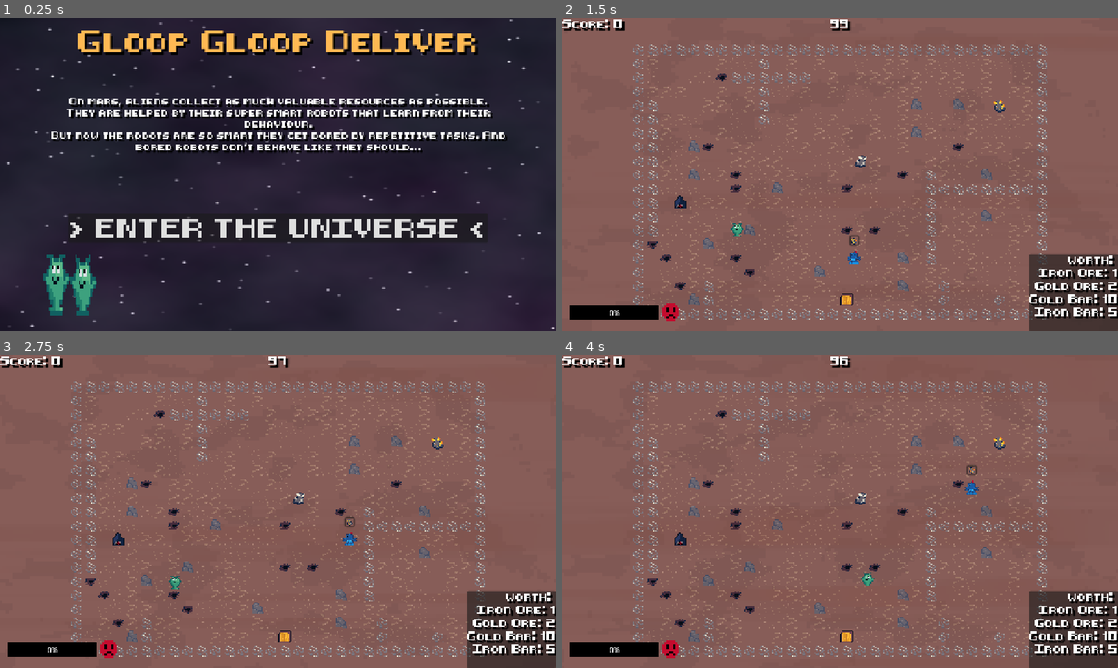
Above: before the commit, frames 1-4 (two rows, left to right).
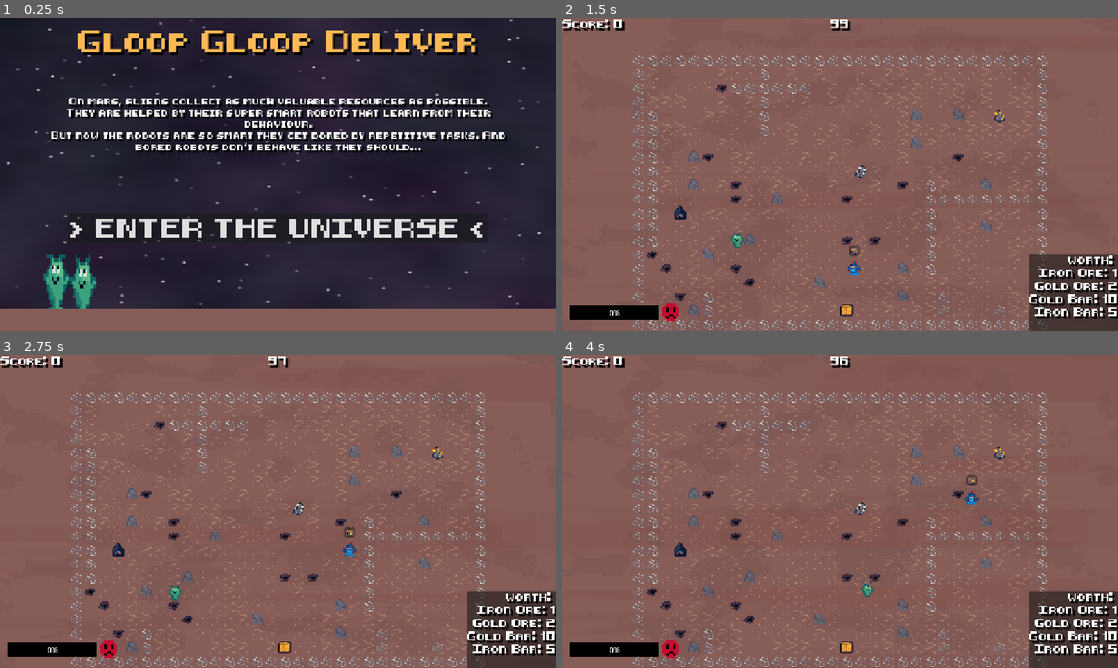
Above: after the commit, the same moments.

Repository: GameAISchool2026members/GloopGloopDelivery
Game: Godot game, scene res://menu/menu.tscn
The game is run twice, just before and just after one commit, with the same random seed, the same clock (stepped at 60 frames per second) and the same inputs.
Inputs (mouse positions are in pixels of both pictures, inside the frame that each line leads up to):
- Up to frame 1 (0.25 s): no input
- Up to frame 2 (1.5 s): click "> ENTER THE UNIVERSE <" at 0.5 s; move the mouse to (962, 158) at 1.27 s; hold D (right) from 1.28 s (still down); tap Space (interact) at 1.35 s; click (962, 158) at 1.42 s
- Up to frame 3 (2.75 s): move the mouse to (166, 527) at 2.02 s; release D (right) at 2.03 s; hold S (down) from 2.03 s (still down); tap Space (interact) at 2.1 s
- Up to frame 4 (4 s): move the mouse to (895, 442) at 2.77 s; release S (down) at 2.78 s; hold D (right) 2.78-3.53 s; tap Space (interact) at 2.85, 3.6 s; move the mouse to (812, 574) at 3.52 s; hold W (up) from 3.53 s (still down); click (812, 574) at 3.67 s

The runs differ from the first frame. In frame 1, 7.1% of the frame differs, in the area x 0-100%, y 92-100%; in frame 2, 14%, in the area x 12-88%, y 8-100%; in frame 3, 14%; in frame 4, 14%.

Commit message:
small tweak in polciy

Diff:
--- a/game/game.tscn
+++ b/game/game.tscn
@@ -224,7 +224,7 @@
 script = ExtResource("2_dxrkv")
 
 [node name="Camera2D" type="Camera2D" parent="." unique_id=1925882695]
-offset = Vector2(240, 152)
+offset = Vector2(240, 140)
 zoom = Vector2(2, 2)
 
 [node name="Environment" type="Node2D" parent="." unique_id=1906198449]
@@ -243,7 +243,7 @@
 game_manager = NodePath("../../GameManager")
 
 [node name="RobotPlayer" parent="Players" unique_id=274457977 node_paths=PackedStringArray("game_manager") instance=ExtResource("6_u5opy")]
-result_weight = 0.0
+result_weight = 0.1
 game_manager = NodePath("../../GameManager")
 
 [connection signal="pressed" from="CanvasLayer/EndGame/HBoxContainer/Menu" to="CanvasLayer/EndGame" method="_on_play_pressed"]
--- a/menu/menu.tscn
+++ b/menu/menu.tscn
@@ -120,6 +120,7 @@
 anchor_top = 1.0
 anchor_right = 1.0
 anchor_bottom = 1.0
+offset_top = -52.0
 grow_horizontal = 2
 grow_vertical = 0
 color = Color(0.5294118, 0.3647059, 0.34509805, 1)
--- a/players/robot/robot_player.gd
+++ b/players/robot/robot_player.gd
@@ -15,6 +15,8 @@
 var history_items: Array = []
 var max_history_size: int = 6
 var evil: bool = false
+
+var time_no_movement : float = 0
 
 func _ready() -> void:
 	if game_manager == null:
@@ -61,6 +63,16 @@
 
 	move_and_slide()
 
+	if velocity.length_squared() < 0.1:
+		time_no_movement += delta
+	else:
+		time_no_movement = 0
+
+	if time_no_movement > 2.0:
+		time_no_movement = 0.0
+		find_target()
+		print("band-aid!")
+
 func _move_to_global_pos(global_target_pos: Vector2):
 	var this_local = terrain.local_to_map(terrain.to_local(global_position))
 	var target_local = terrain.local_to_map(terrain.to_local(global_target_pos))
Not shown, added: docs/GameJamAI.apple-touch-icon.png.import
Not shown, added: docs/GameJamAI.icon.png.import
Not shown, added: docs/GameJamAI.png.import
